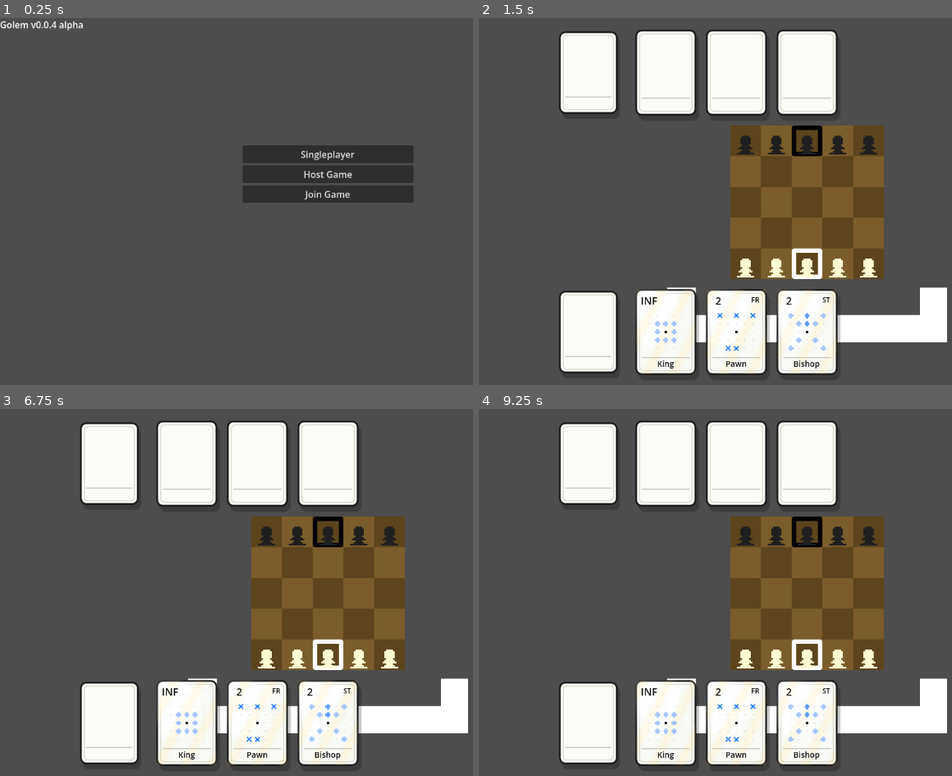
Above: before the commit, frames 1-4 (two rows, left to right).
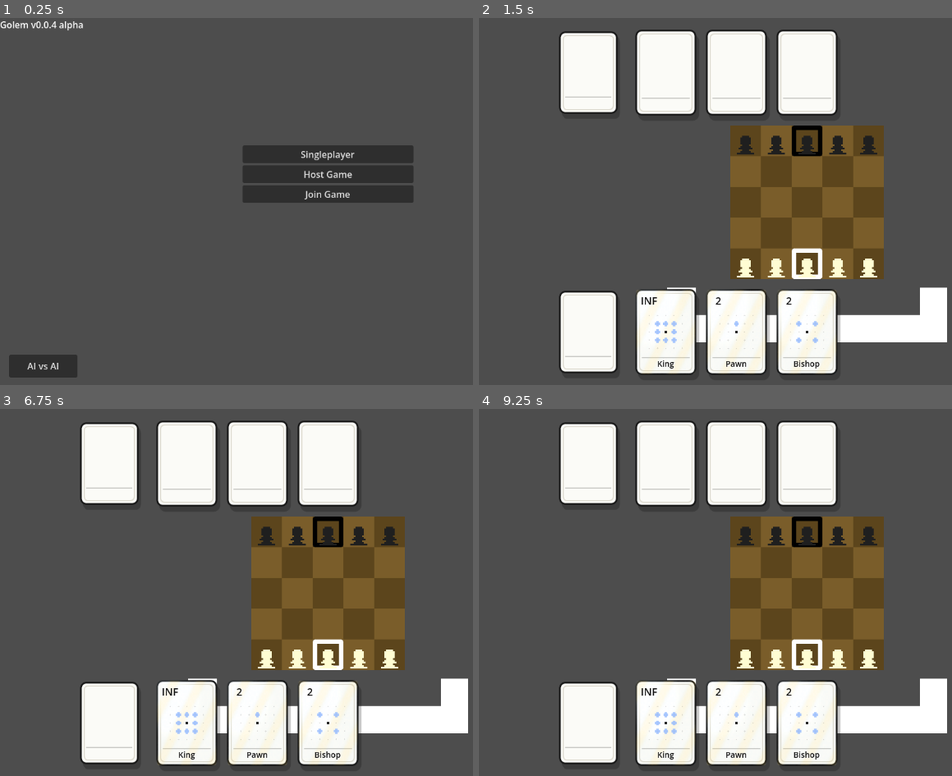
Above: after the commit, the same moments.

Repository: DavidBarta92/Golem-Chess
Game: Godot game, scene res://Scenes/MainMenu.tscn
Two runs of this game, one before a commit and one after it. Both use one fixed random seed, a clock stepped at 60 frames per second and the inputs below.
Inputs:
- Up to frame 1 (0.25 s): no input
- Up to frame 2 (1.5 s): click "Singleplayer" at 0.5 s; click "INF" at 1.25 s
- Up to frame 3 (6.75 s): click "2" at 2 s; click "2" at 2.75 s; click "2" at 3.5 s; click "2" at 4.25 s; click "INF" at 5 s; click "2" at 5.75 s; click "2" at 6.5 s
- Up to frame 4 (9.25 s): click "2" at 7.25 s; click "2" at 8 s; click "INF" at 8.75 s

The runs differ from the first frame. In frame 1, 0.9% of the frame differs, in the area x 1-17%, y 91-98%; in frame 2, 0.2%; in frame 3, 0.2%; in frame 4, 0.2%.

Commit message:
ai vs ai

Diff:
--- a/Cards/bishop_card.tres
+++ b/Cards/bishop_card.tres
@@ -10,6 +10,5 @@
 card_code = "bishop"
 white_piece_texture = ExtResource("3_pndra")
 black_piece_texture = ExtResource("1_d0i41")
-effect_type = "steal_card"
-movement_pattern = Array[Array]([[1, 0, 2, 0, 1], [0, 1, 2, 1, 0], [0, 0, 0, 0, 0], [0, 1, 0, 1, 0], [1, 0, 0, 0, 1]])
+movement_pattern = Array[Array]([[0, 0, 0, 0, 0], [0, 1, 0, 1, 0], [0, 0, 0, 0, 0], [0, 1, 0, 1, 0], [0, 0, 0, 0, 0]])
 metadata/_custom_type_script = "uid://ceu346mj3mqc5"
--- a/Cards/knight_card.tres
+++ b/Cards/knight_card.tres
@@ -10,7 +10,6 @@
 card_code = "knight"
 white_piece_texture = ExtResource("3_wpy1n")
 black_piece_texture = ExtResource("1_4rupa")
-effect_type = "move_base"
 effect_params = Array[Array]([[0, 1, 0, 0, 0], [0, 0, 0, 0, 0], [0, 0, 0, 0, 0], [0, 0, 0, 0, 0], [0, 0, 0, 0, 0]])
 movement_pattern = Array[Array]([[0, 1, 0, 1, 0], [1, 0, 0, 0, 1], [0, 0, 0, 0, 0], [1, 0, 0, 0, 1], [0, 1, 0, 1, 0]])
 metadata/_custom_type_script = "uid://ceu346mj3mqc5"
--- a/Cards/pawn_card.tres
+++ b/Cards/pawn_card.tres
@@ -10,7 +10,6 @@
 card_code = "pawn"
 white_piece_texture = ExtResource("3_vedvu")
 black_piece_texture = ExtResource("1_svcd4")
-effect_type = "frozen_squares"
 effect_params = Array[Array]([[1, 0, 1, 0, 1], [0, 0, 0, 0, 0], [0, 0, 0, 0, 0], [0, 0, 0, 0, 0], [0, 1, 1, 0, 0]])
 movement_pattern = Array[Array]([[0, 0, 0, 0, 0], [0, 0, 1, 0, 0], [0, 0, 0, 0, 0], [0, 0, 0, 0, 0], [0, 0, 0, 0, 0]])
 metadata/_custom_type_script = "uid://ceu346mj3mqc5"
--- a/Cards/rook_card.tres
+++ b/Cards/rook_card.tres
@@ -10,7 +10,6 @@
 card_code = "rook"
 white_piece_texture = ExtResource("3_kw14y")
 black_piece_texture = ExtResource("1_cyxjc")
-effect_type = "invalid_squares"
-effect_params = Array[Array]([[1, 1, 1, 0, 1], [0, 0, 0, 0, 0], [0, 0, 0, 0, 0], [0, 0, 0, 0, 0], [0, 1, 0, 1, 0]])
-movement_pattern = Array[Array]([[0, 0, 1, 0, 0], [0, 0, 1, 0, 0], [1, 1, 0, 1, 1], [0, 0, 1, 0, 0], [0, 0, 1, 0, 0]])
+effect_params = Array[Array]([[0, 0, 0, 0, 1], [0, 0, 0, 0, 0], [0, 0, 0, 0, 0], [0, 0, 0, 0, 0], [0, 1, 0, 1, 0]])
+movement_pattern = Array[Array]([[0, 0, 0, 0, 0], [0, 0, 1, 0, 0], [0, 1, 0, 1, 0], [0, 0, 1, 0, 0], [0, 0, 0, 0, 0]])
 metadata/_custom_type_script = "uid://ceu346mj3mqc5"
--- a/Scenes/MainMenu.gd
+++ b/Scenes/MainMenu.gd
@@ -5,6 +5,13 @@
 	GameConfig.is_hosting = true
 	GameConfig.server_ip = ""
 	GameConfig.set_singleplayer_controllers(GameConfig.CONTROLLER_HUMAN, GameConfig.CONTROLLER_AI)
+	get_tree().change_scene_to_file("res://Scenes/main.tscn")
+
+func _on_ai_vs_ai_button_pressed():
+	GameConfig.is_singleplayer = true
+	GameConfig.is_hosting = true
+	GameConfig.server_ip = ""
+	GameConfig.set_singleplayer_controllers(GameConfig.CONTROLLER_AI, GameConfig.CONTROLLER_AI)
 	get_tree().change_scene_to_file("res://Scenes/main.tscn")
 
 func _on_host_button_pressed():
--- a/Scenes/MainMenu.tscn
+++ b/Scenes/MainMenu.tscn
@@ -37,6 +37,17 @@
 layout_mode = 2
 text = "Join Game"
 
+[node name="AIVsAIButton" type="Button" parent="."]
+layout_mode = 1
+anchor_top = 1.0
+anchor_bottom = 1.0
+offset_left = 16.0
+offset_top = -56.0
+offset_right = 136.0
+offset_bottom = -16.0
+grow_vertical = 0
+text = "AI vs AI"
+
 [node name="Label" type="Label" parent="." unique_id=1540343529]
 layout_mode = 0
 offset_right = 40.0
@@ -46,3 +57,4 @@
 [connection signal="pressed" from="VBoxContainer/SingleplayerButton" to="." method="_on_singleplayer_button_pressed"]
 [connection signal="pressed" from="VBoxContainer/HostButton" to="." method="_on_host_button_pressed"]
 [connection signal="pressed" from="VBoxContainer/JoinButton" to="." method="_on_join_button_pressed"]
+[connection signal="pressed" from="AIVsAIButton" to="." method="_on_ai_vs_ai_button_pressed"]
